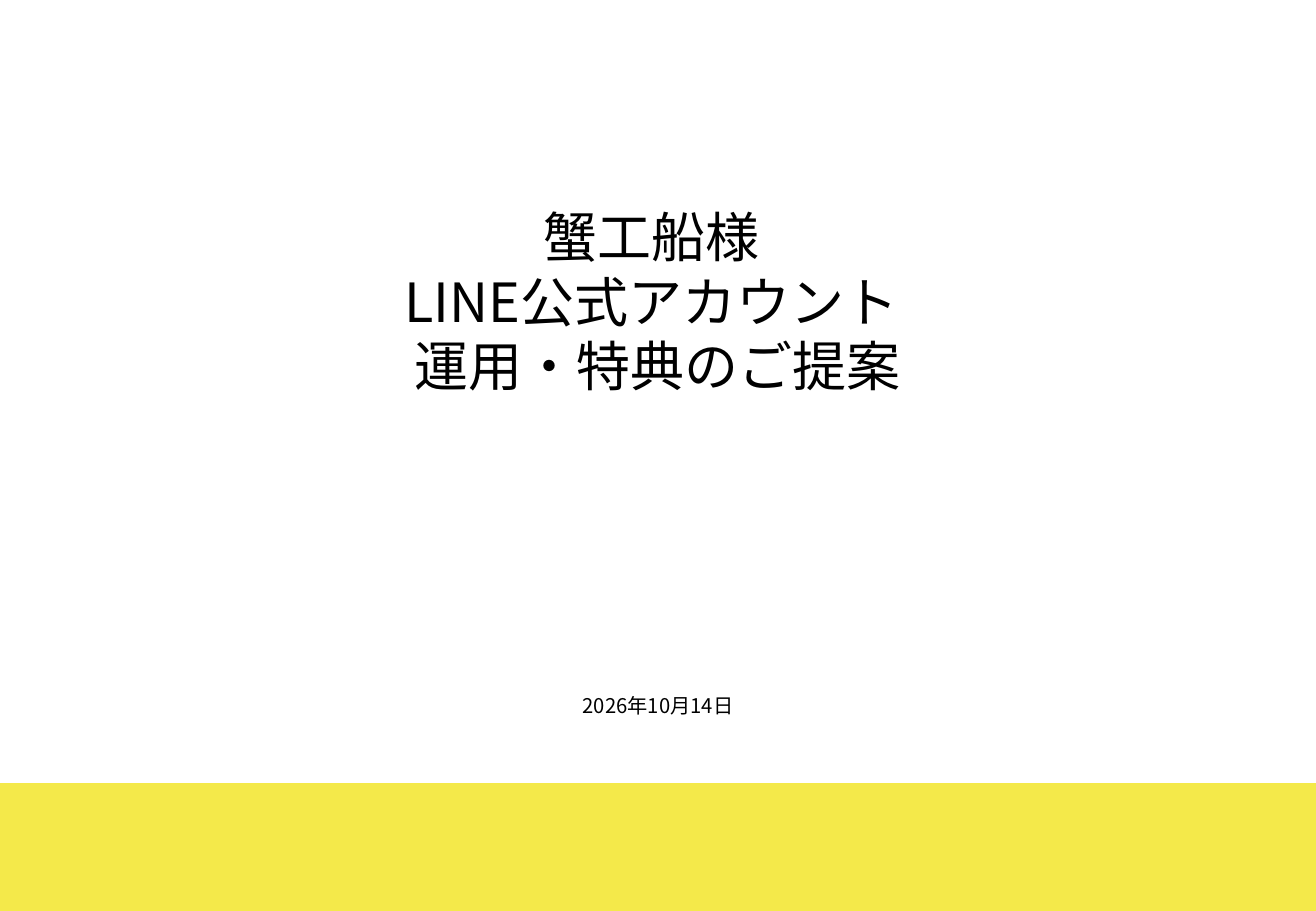
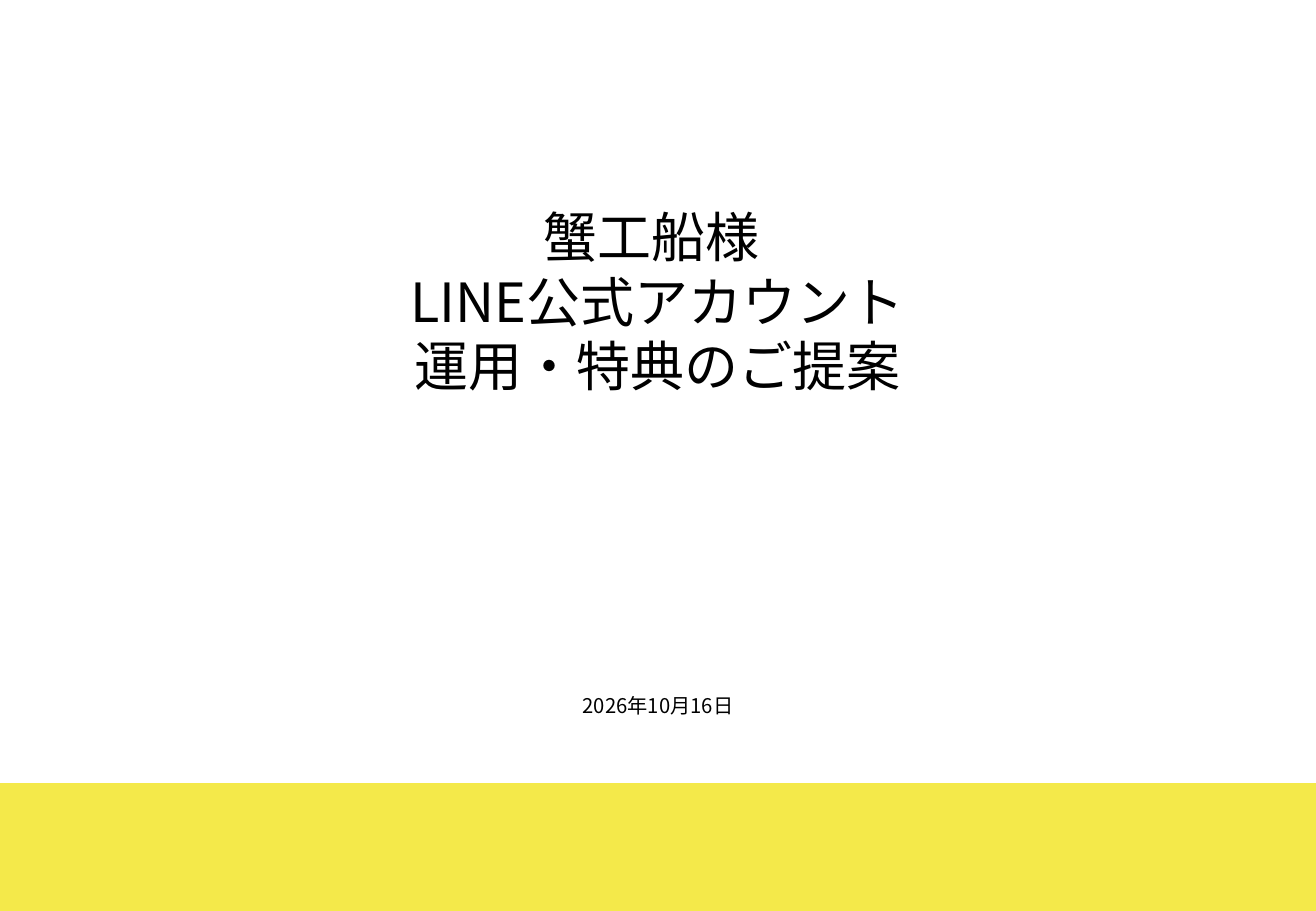
Before and after one commit to erika1427/file, a slide deck: slide 1 of 蟹工船様LINE公式アカウント提案.pptx. Drawn at 1316x911 pixels with LibreOffice and Linux fonts; fonts in the diff are those of the drawing; background and template pictures are left out. Boxes give left, top, right and bottom in pixels: in the first picture for what was removed or moved away, otherwise in the second. Text is boxed around its words. In the diff, an @@ line names an element or a change of style, - is before the commit and + after.

```diff
--- a/蟹工船様LINE公式アカウント提案.pptx
+++ b/蟹工船様LINE公式アカウント提案.pptx
@@ text "蟹工船様": place and size @@
-text "蟹工船様" at [405,211,901,391]
+text "蟹工船様" at [411,211,905,391]
@@ text at [583,696,734,715]: text changed @@
-2026年10月14日
+2026年10月16日
```
Also in this commit, not shown: 2 other slides changed, 2 slides added, 2 slides removed.
